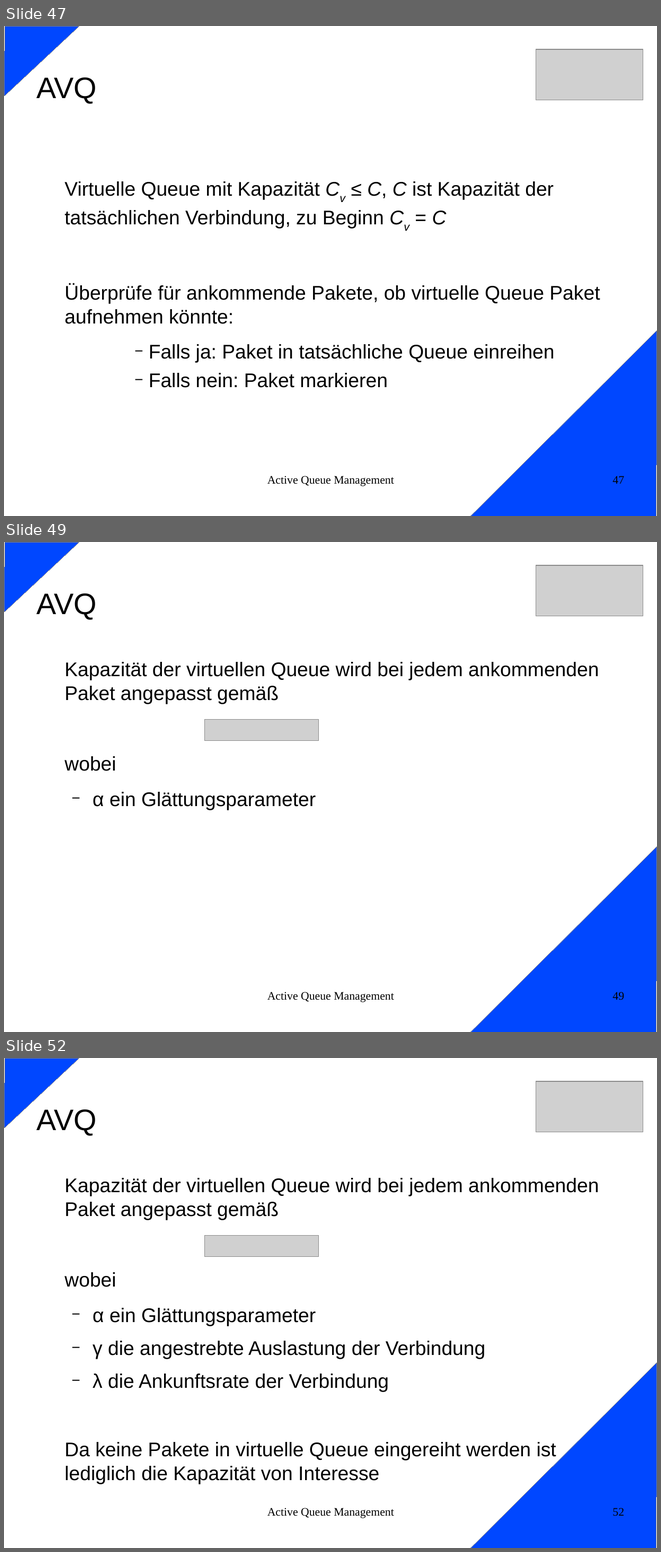
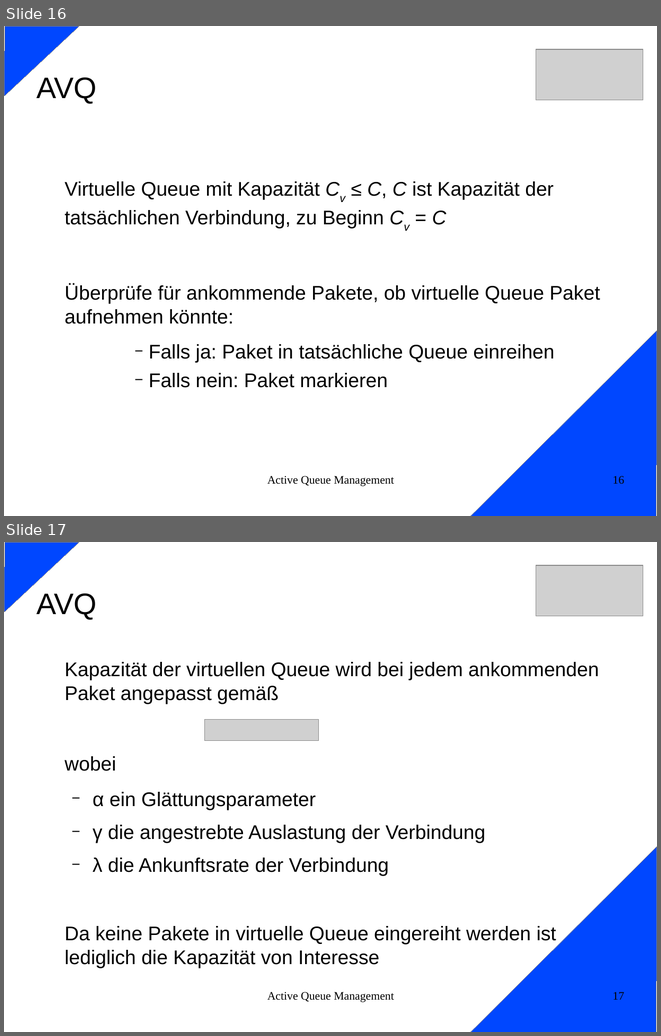
Before and after one commit to mullahaljaid/seminar_ss_14, a slide deck: Vortrag/AQM_Teil2.odp. Shown one above the other, each under a label of ours: slides 47, 49 and 52 before the commit, slides 16 and 17 after it; the slides between them are not shown. The pictures are 661x1552 and 661x1036 pixels, drawn with LibreOffice and Linux fonts; fonts in the diff are those of the drawing; grey boxes stand for pictures. Boxes give left, top, right and bottom in pixels: in the first picture for what was removed or moved away, otherwise in the second. Text is boxed around its words. In the diff, an @@ line names an element or a change of style, - is before the commit and + after.

```diff
--- a/Vortrag/AQM_Teil2.odp
+++ b/Vortrag/AQM_Teil2.odp
@@ slide 49 removed at (4, 542, 657, 1032), background #FFFFFF @@
@@ right triangle removed at (5, 542, 79, 612) @@
@@ picture removed at (536, 565, 643, 616) @@
@@ title removed at (37, 593, 97, 619) @@
-AVQ
@@ text removed at (64, 662, 599, 810) @@
-Kapazität der virtuellen Queue wird bei jedem ankommenden Paket angepasst gemäß
-wobei
-  − α ein Glättungsparameter
@@ picture removed at (205, 719, 319, 741) @@
@@ right triangle removed at (470, 846, 657, 1032) @@
@@ text removed at (267, 991, 394, 1002) @@
-Active Queue Management
@@ page number removed at (612, 991, 624, 1000) @@
-49
@@ what was slide 47 is now slide 16 @@
@@ page number at (612, 475, 624, 484): text changed @@
-47
+16
@@ what was slide 52 is now slide 17 @@
@@ page number at (612, 991, 624, 999): text changed @@
-52
+17
```
Also in this commit, not shown: 1 slide changed, 60 other slides removed, 1 other file.
